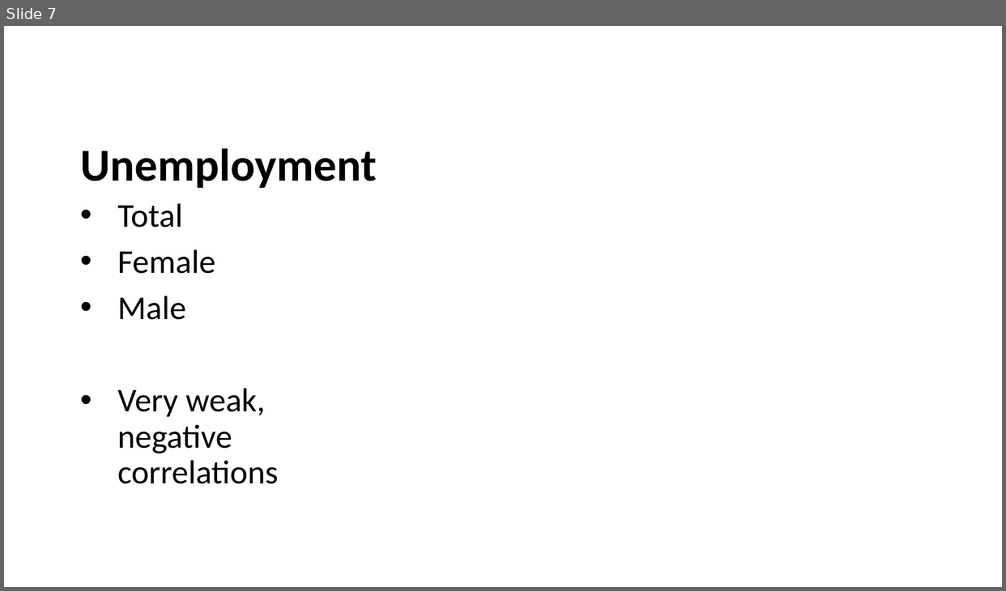
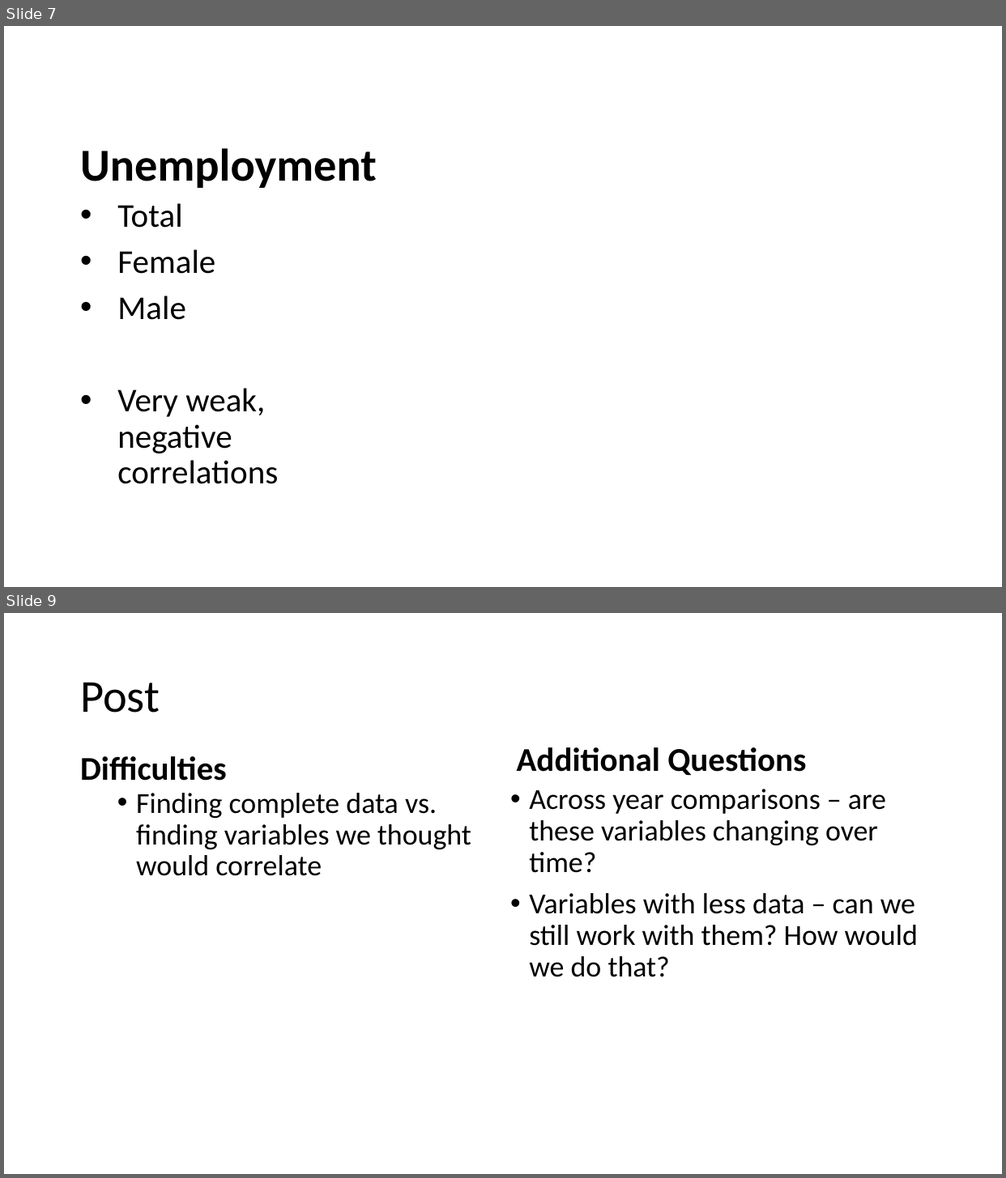
Before and after one commit to patpetrus/project-1-group-5, a slide deck: ocean_data/group5_presentation.pptx. Shown one above the other, each under a label of ours: slide 7 before the commit, slides 7 and 9 after it; the slides between them are not shown. The pictures are 1006x591 and 1006x1178 pixels, drawn with LibreOffice and Linux fonts; fonts in the diff are those of the drawing. Boxes give left, top, right and bottom in pixels: in the first picture for what was removed or moved away, otherwise in the second. Text is boxed around its words. In the diff, an @@ line names an element or a change of style, - is before the commit and + after.

Commit message:
edited powerpoint

```diff
--- a/ocean_data/group5_presentation.pptx
+++ b/ocean_data/group5_presentation.pptx
@@ slide 9 added at bbox=[4, 613, 1002, 1174], background #FFFFFF @@
@@ title added at bbox=[80, 682, 160, 713], 44 pt, text #000000 @@
+Post
@@ text added at bbox=[80, 756, 227, 781], 32 pt, text #000000, bold @@
+Difficulties
@@ text added at bbox=[517, 747, 806, 775], 32 pt, text #000000, bold @@
+Additional Questions
@@ text added at bbox=[136, 793, 471, 876], 28 pt, text #000000 @@
+  • Finding complete data vs. finding variables we thought would correlate
@@ text added at bbox=[529, 789, 918, 977], 28 pt, text #000000 @@
+• Across year comparisons – are these variables changing over time?
+• Variables with less data – can we still work with them? How would we do that?
```
Also in this commit, not shown: 2 other slides added.
